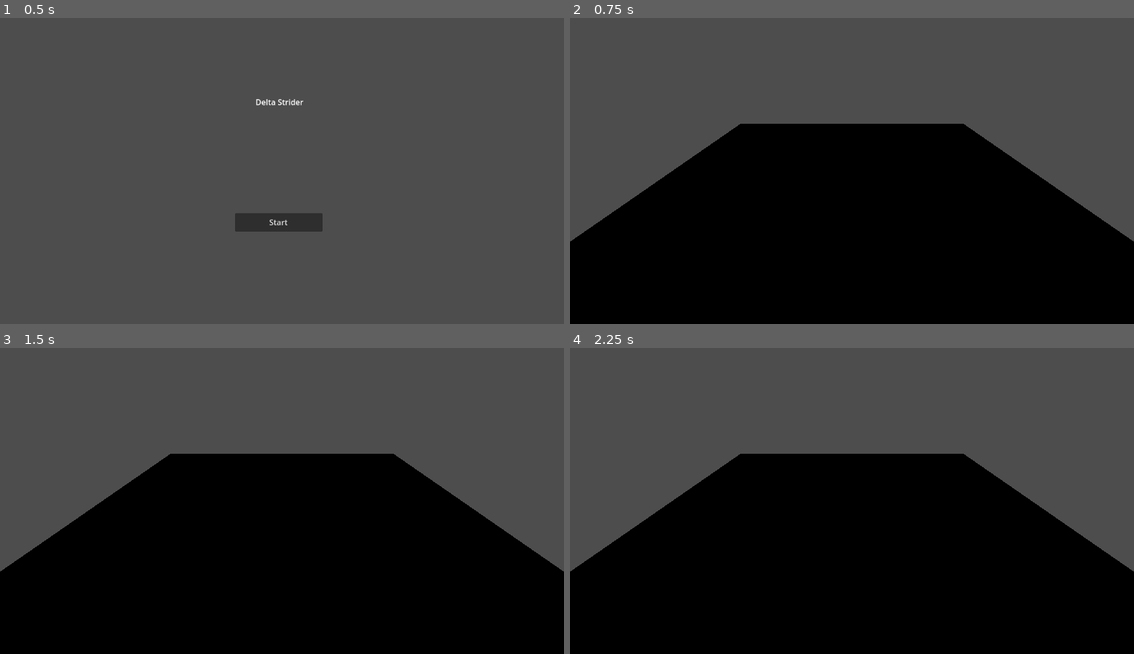
Above: before the commit, frames 1-4 (two rows, left to right).
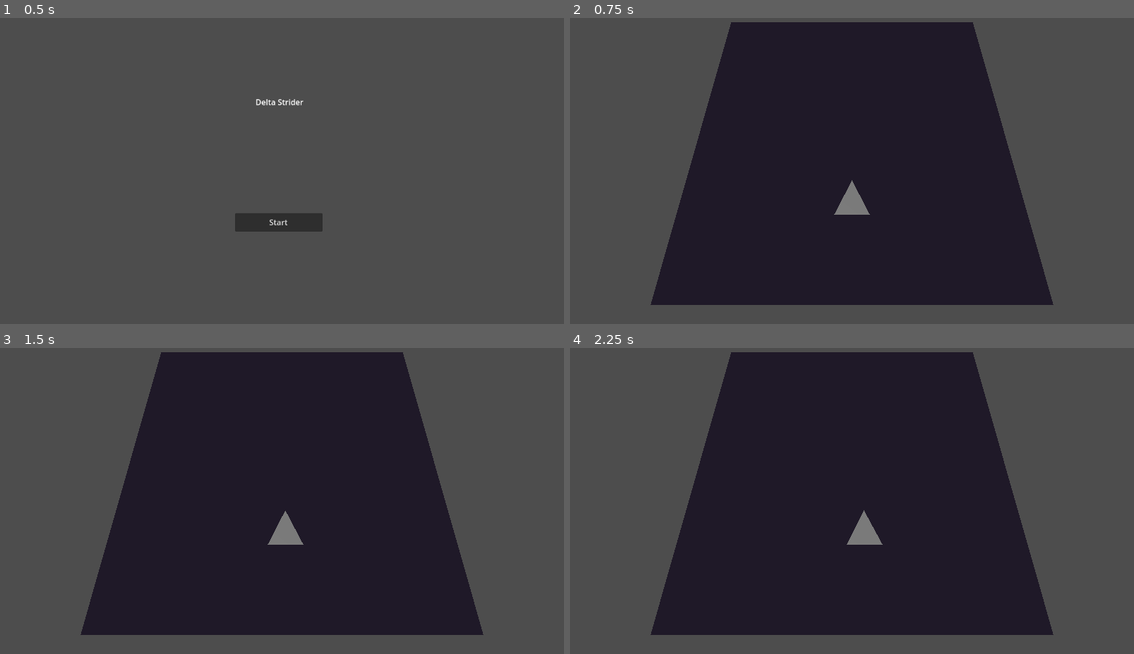
Above: after the commit, the same moments.

Repository: korinVR/TopDownShooterExample
Game: Godot game, scene res://main.tscn
The game is run twice, just before and just after one commit, with the same random seed, the same clock (stepped at 60 frames per second) and the same inputs.
Inputs (mouse positions are in pixels of both pictures, inside the frame that each line leads up to):
- Up to frame 1 (0.5 s): no input
- Up to frame 2 (0.75 s): click "Start" at 0.5 s
- Up to frame 3 (1.5 s): tap Enter (ui_accept) at 1.25 s; hold Right (ui_right) from 1.28 s (still down); hold R from 1.28 s (still down)
- Up to frame 4 (2.25 s): tap Enter (ui_accept) at 1.52, 1.55, 1.82 s; release Right (ui_right) at 2 s; release R at 2 s; click (846, 553) at 2 s, where only the run before the commit has a clickable "Start"

Frame 1 is identical in both runs. In frame 2, 70% of the frame differs, in the area x 0-100%, y 1-100%; in frame 3, 70%; in frame 4, 70%.

Commit message:
Add player

Diff:
--- /dev/null
+++ b/Player.gd
@@ -0,0 +1,31 @@
+extends CharacterBody3D
+
+
+const SPEED = 5.0
+const JUMP_VELOCITY = 4.5
+
+# Get the gravity from the project settings to be synced with RigidBody nodes.
+var gravity: float = ProjectSettings.get_setting("physics/3d/default_gravity")
+
+
+func _physics_process(delta: float) -> void:
+	# Add the gravity.
+#	if not is_on_floor():
+#		velocity.y -= gravity * delta
+
+	# Handle Jump.
+	if Input.is_action_just_pressed("ui_accept") and is_on_floor():
+		velocity.y = JUMP_VELOCITY
+
+	# Get the input direction and handle the movement/deceleration.
+	# As good practice, you should replace UI actions with custom gameplay actions.
+	var input_dir := Input.get_vector("ui_left", "ui_right", "ui_up", "ui_down")
+	var direction := (transform.basis * Vector3(input_dir.x, 0, input_dir.y)).normalized()
+	if direction:
+		velocity.x = direction.x * SPEED
+		velocity.z = direction.z * SPEED
+	else:
+		velocity.x = move_toward(velocity.x, 0, SPEED)
+		velocity.z = move_toward(velocity.z, 0, SPEED)
+
+	move_and_slide()
--- a/game.tscn
+++ b/game.tscn
@@ -1,9 +1,17 @@
-[gd_scene load_steps=2 format=3 uid="uid://quhu1c7vypo5"]
+[gd_scene load_steps=3 format=3 uid="uid://quhu1c7vypo5"]
 
-[sub_resource type="PlaneMesh" id="PlaneMesh_7lh4u"]
-size = Vector2(10, 10)
+[sub_resource type="StandardMaterial3D" id="StandardMaterial3D_ejjx2"]
+shading_mode = 0
+albedo_color = Color(0.129412, 0.109804, 0.160784, 1)
+
+[sub_resource type="PlaneMesh" id="PlaneMesh_mjjqc"]
+material = SubResource("StandardMaterial3D_ejjx2")
+size = Vector2(100, 100)
 
 [node name="Level1" type="Node3D"]
 
 [node name="MeshInstance3D" type="MeshInstance3D" parent="."]
-mesh = SubResource("PlaneMesh_7lh4u")
+mesh = SubResource("PlaneMesh_mjjqc")
+
+[node name="PlayerSpawnPoint" type="Node3D" parent="."]
+transform = Transform3D(1, 0, 0, 0, 1, 0, 0, 0, 1, 0, 0, 25)
--- a/main.gd
+++ b/main.gd
@@ -3,14 +3,28 @@
 const TitleScene = preload("res://title.tscn")
 const GameScene = preload("res://game.tscn")
 
+const Player = preload("res://player.tscn")
+
 func _ready() -> void:
 	while true:
-		var title_scene = TitleScene.instantiate()
+		var title_scene := TitleScene.instantiate()
 		add_child(title_scene)
 		await title_scene.game_started
 		title_scene.queue_free()
 
-		var game_scene = GameScene.instantiate()
+		var game_scene := GameScene.instantiate()
 		add_child(game_scene)
-		await get_tree().create_timer(1).timeout
-		game_scene.queue_free()
+
+		var player := Player.instantiate()
+		var spwan_transform := (game_scene.get_node("PlayerSpawnPoint") as Node3D).global_transform
+		player.global_transform = spwan_transform
+		game_scene.add_child(player)
+
+		break
+
+#		while true:
+#			if Input.is_key_pressed(KEY_R):
+#				break
+#			await get_tree().create_timer(0).timeout
+#
+#		game_scene.queue_free()
--- a/main.tscn
+++ b/main.tscn
@@ -6,4 +6,7 @@
 script = ExtResource("1_4cojj")
 
 [node name="Camera3D" type="Camera3D" parent="."]
-transform = Transform3D(1, 0, 0, 0, 0.866025, 0.5, 0, -0.5, 0.866025, 0, 3, 4)
+transform = Transform3D(1, 0, 0, 0, 0.34202, 0.939693, 0, -0.939693, 0.34202, 0, 60, 35)
+
+[node name="DirectionalLight3D" type="DirectionalLight3D" parent="."]
+transform = Transform3D(0.684829, 0.51914, -0.511374, -0.0807398, 0.751494, 0.65478, 0.724217, -0.407124, 0.55656, 0, 0, 0)
--- /dev/null
+++ b/player.tscn
@@ -0,0 +1,19 @@
+[gd_scene load_steps=4 format=3 uid="uid://c37g6oogy5jmm"]
+
+[ext_resource type="Script" path="res://Player.gd" id="1_gyrdp"]
+
+[sub_resource type="PrismMesh" id="PrismMesh_g0486"]
+
+[sub_resource type="SphereShape3D" id="SphereShape3D_l5lya"]
+radius = 5.0
+
+[node name="Player" type="CharacterBody3D"]
+motion_mode = 1
+script = ExtResource("1_gyrdp")
+
+[node name="MeshInstance3D" type="MeshInstance3D" parent="."]
+transform = Transform3D(-10, -8.74228e-07, 3.82137e-15, 0, -4.37114e-07, -1, 8.74228e-07, -10, 4.37114e-08, 0, 0, -2)
+mesh = SubResource("PrismMesh_g0486")
+
+[node name="CollisionShape3D" type="CollisionShape3D" parent="."]
+shape = SubResource("SphereShape3D_l5lya")
